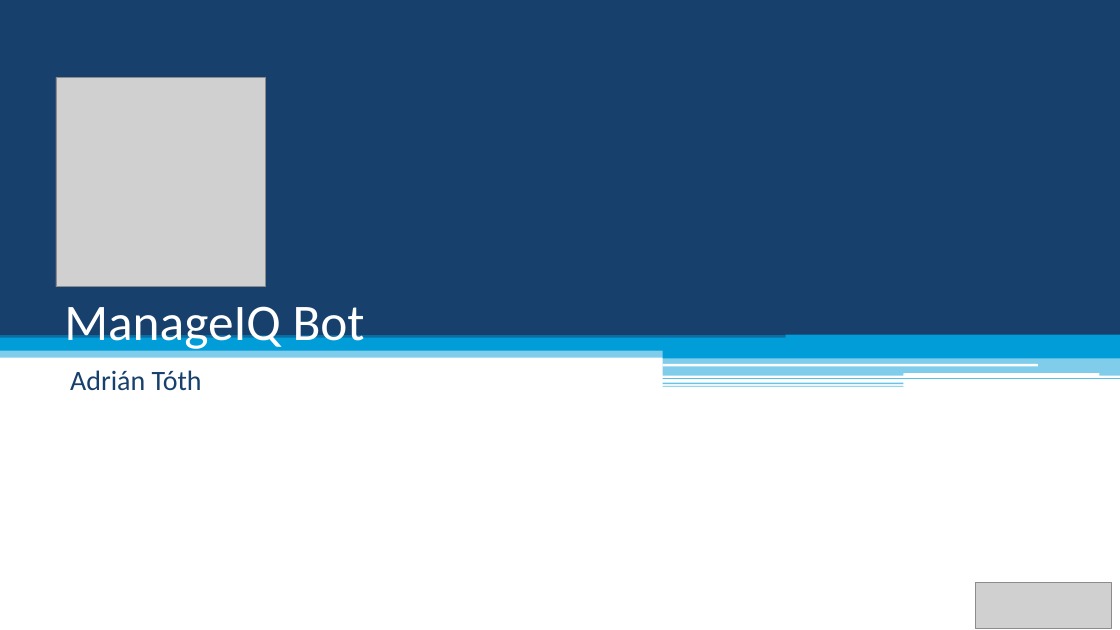
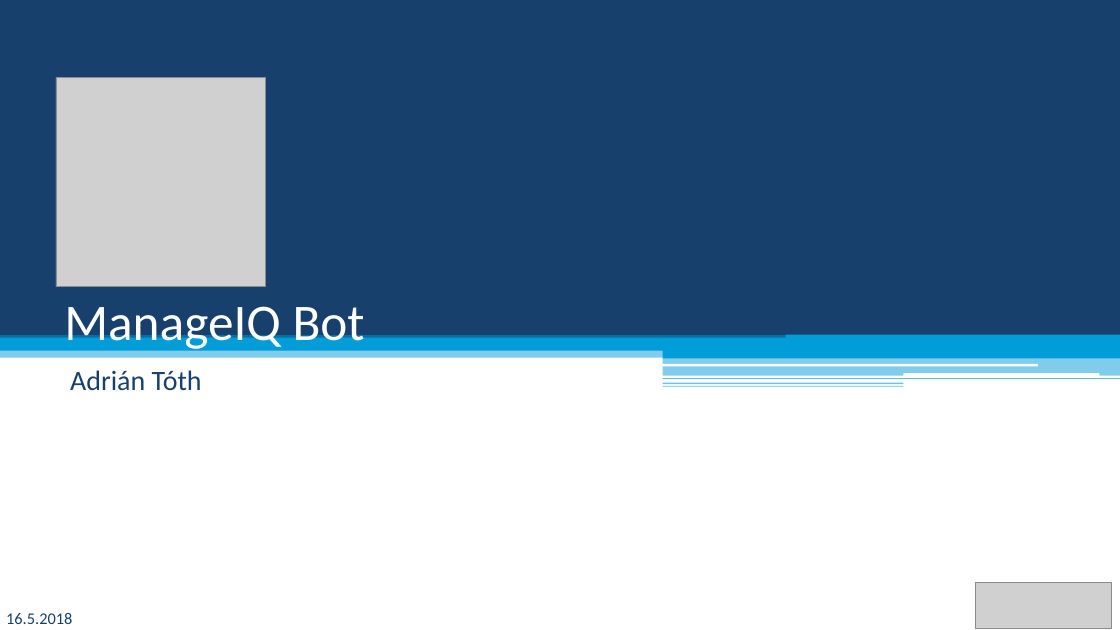
Before and after one commit to europ/VUTBR-FIT-BT, a slide deck: slide 1 of redhat/ManageIQ Bot.pptx. Drawn at 1120x630 pixels with LibreOffice and Linux fonts; fonts in the diff are those of the drawing; grey boxes stand for pictures. Boxes give left, top, right and bottom in pixels: in the first picture for what was removed or moved away, otherwise in the second. Text is boxed around its words. In the diff, an @@ line names an element or a change of style, - is before the commit and + after.

Commit message:
edit: presentation

```diff
--- a/redhat/ManageIQ Bot.pptx
+++ b/redhat/ManageIQ Bot.pptx
@@ text added at box(6, 613, 72, 624), 14 pt, text #17406D @@
+16.5.2018
```
Also in this commit, not shown: 4 other slides changed, 1 other file.
